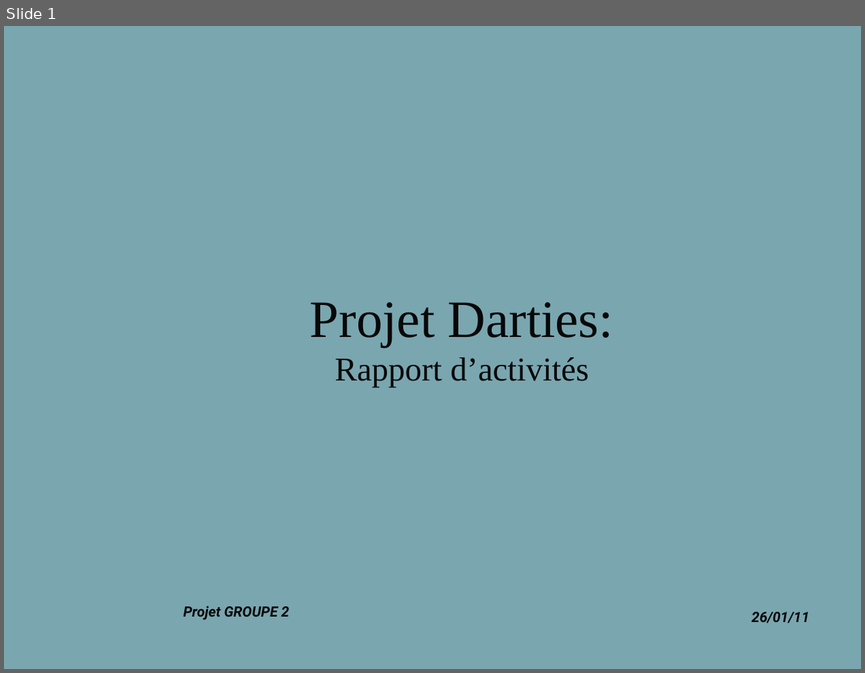
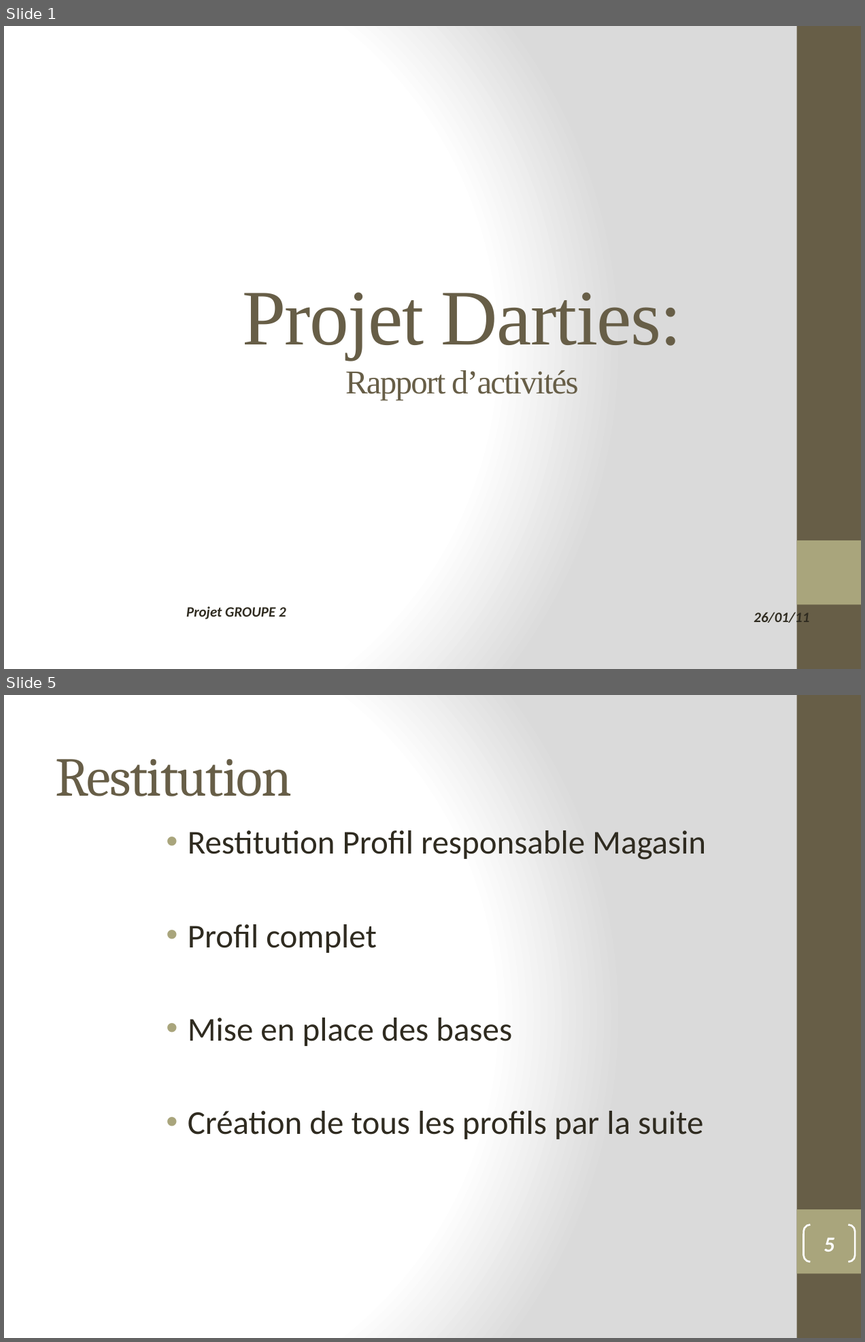
Before and after one commit to lobtec/dartiesgroupe2, a slide deck: PROJET/Presentation/PRE_26-01-11.pptx. Shown one above the other, each under a label of ours: slide 1 before the commit, slides 1 and 5 after it; the slides between them are not shown. The pictures are 865x673 and 865x1342 pixels, drawn with LibreOffice and Linux fonts; fonts in the diff are those of the drawing; background and template pictures are left out. Boxes give left, top, right and bottom in pixels: in the first picture for what was removed or moved away, otherwise in the second. Text is boxed around its words. In the diff, an @@ line names an element or a change of style, - is before the commit and + after.

```diff
--- a/PROJET/Presentation/PRE_26-01-11.pptx
+++ b/PROJET/Presentation/PRE_26-01-11.pptx
@@ slide 5 added at (4,695,861,1338), background gradient #FFFFFF to #DADADA; not listed: 2 template elements that a slide beside it also shows @@
@@ title added at (56,759,292,796), 46 pt, text #675E47 @@
+Restitution
@@ text added at (188,830,706,1139), 28 pt, text #2F2B20 @@
+• Restitution Profil responsable Magasin
+• Profil complet
+• Mise en place des bases
+• Création de tous les profils par la suite
@@ page number added at (804,1225,855,1261), outline #FFFFFF 1.5 pt, 18 pt, text #FFFFFF @@
+5
@@ slide 1 changed as well @@
@@ background picture (left out) to gradient #FFFFFF to #DADADA @@
@@ rectangle added at (797,26,861,669), fill #675E47 @@
@@ title "Projet Darties: Rapport d’activités" at (242,292,681,400): size 44 to 66 pt in "Projet Darties:"; text colour #080808 to #675E47, letter spacing 0 to -1 pt; vertical alignment middle to bottom @@
@@ rectangle added at (797,540,861,604), fill #A9A57C @@
@@ text "Projet GROUPE 2" at (186,606,286,619): font Roboto to Calibri, text colour #080808 to #2F2B20 @@
@@ text "26/01/11" at (753,609,809,626): font Roboto to Calibri, text colour #080808 to #2F2B20 @@
```
Also in this commit, not shown: 2 other slides changed, 5 other slides added.
